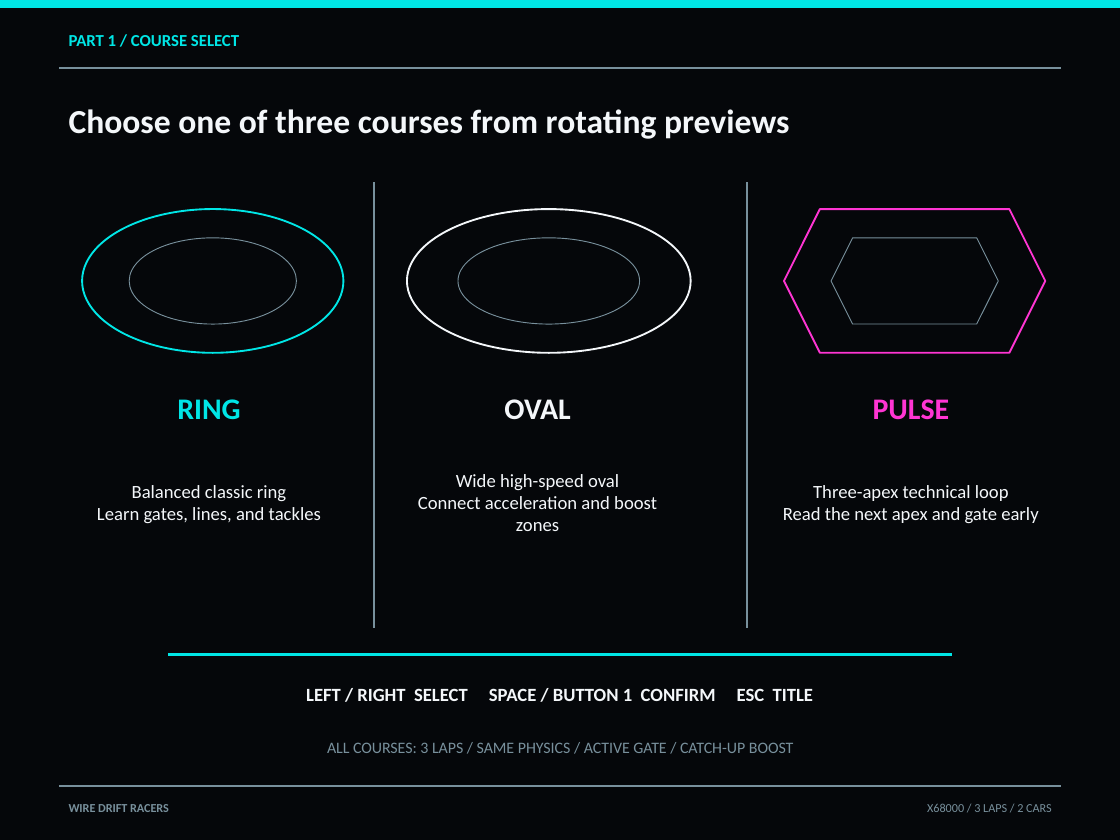
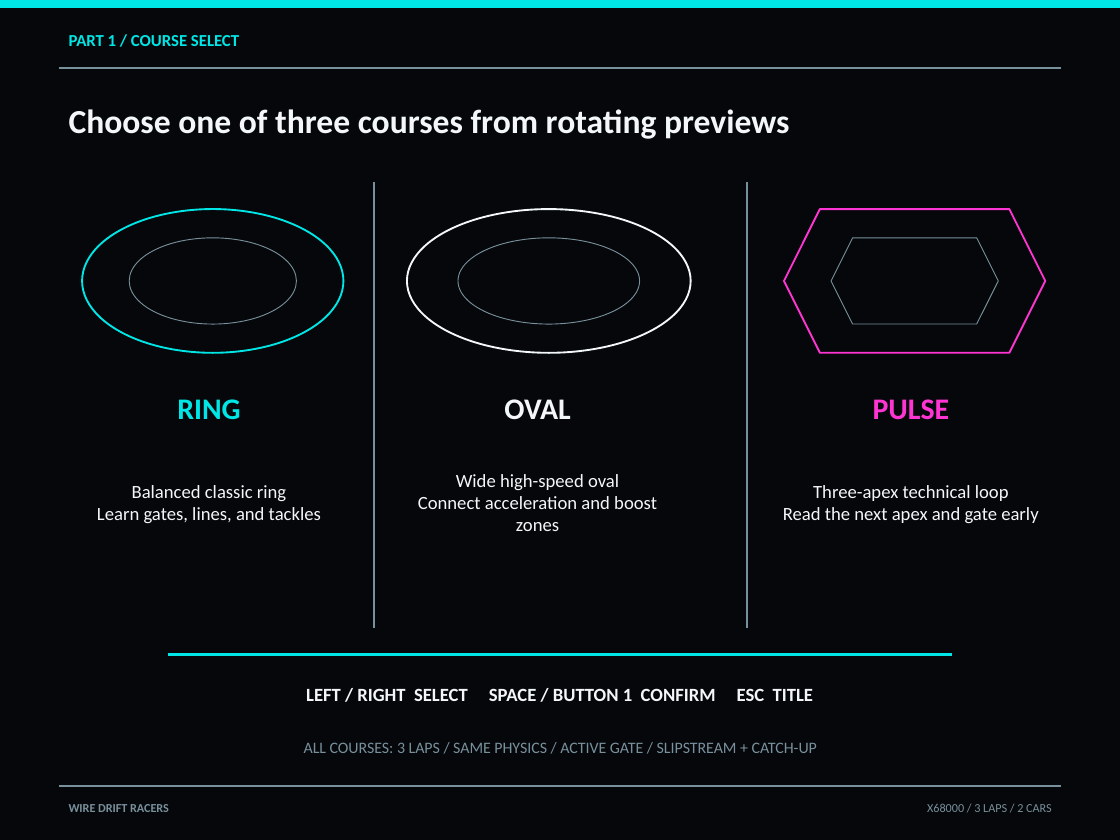
Before and after one commit to renatus-novus-x/wdrfrace, a slide deck: slide 5 of doc/manual-en.pptx. Drawn at 1120x840 pixels with LibreOffice and Linux fonts; fonts in the diff are those of the drawing. Boxes give left, top, right and bottom in pixels: in the first picture for what was removed or moved away, otherwise in the second. Text is boxed around its words. In the diff, an @@ line names an element or a change of style, - is before the commit and + after.

```diff
--- a/doc/manual-en.pptx
+++ b/doc/manual-en.pptx
@@ text at (304,742,817,753): text changed @@
-ALL COURSES: 3 LAPS / SAME PHYSICS / ACTIVE GATE / CATCH-UP BOOST
+ALL COURSES: 3 LAPS / SAME PHYSICS / ACTIVE GATE / SLIPSTREAM + CATCH-UP
```
Also in this commit, not shown: 1 other slide changed, 1 slide added, 11 other files.
